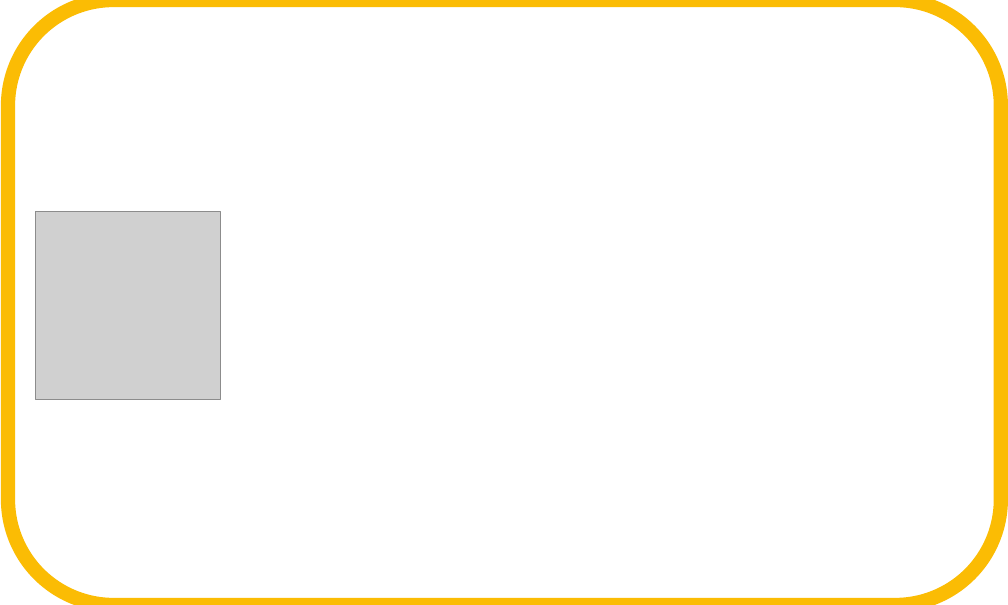
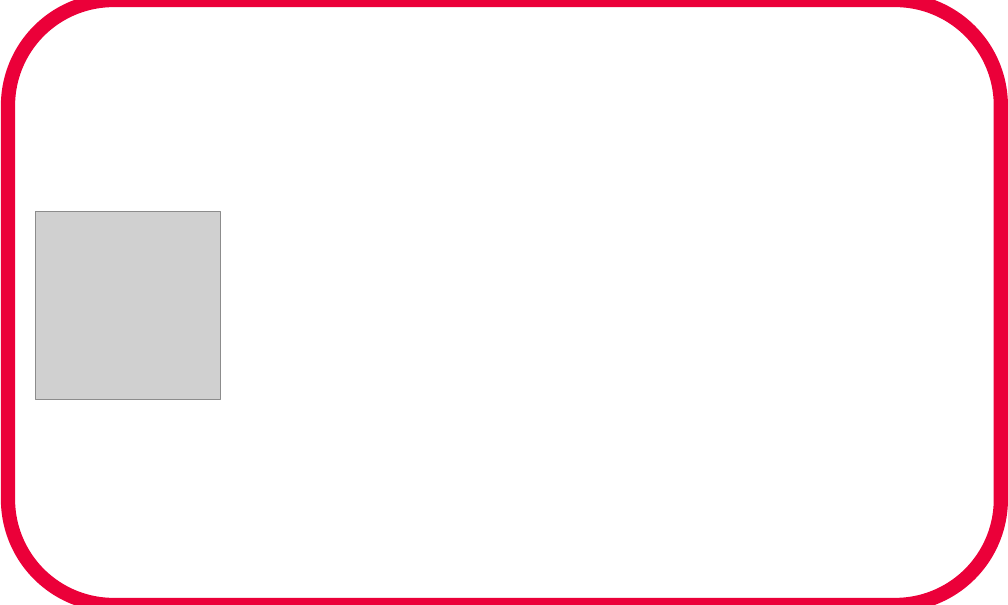
Before and after one commit to RickLuiz/imagens-animadas, a slide deck: slide 1 of Geração de GIFs.pptx. Drawn at 1008x605 pixels with LibreOffice and Linux fonts; fonts in the diff are those of the drawing; grey boxes stand for pictures. Boxes give left, top, right and bottom in pixels: in the first picture for what was removed or moved away, otherwise in the second. Text is boxed around its words. In the diff, an @@ line names an element or a change of style, - is before the commit and + after.

```diff
--- a/Geração de GIFs.pptx
+++ b/Geração de GIFs.pptx
@@ rounded rectangle at box(8, 0, 1001, 605): outline #FBBC04 20 pt to #EB0039 20 pt @@
```
Also in this commit, not shown: 1 other file.
